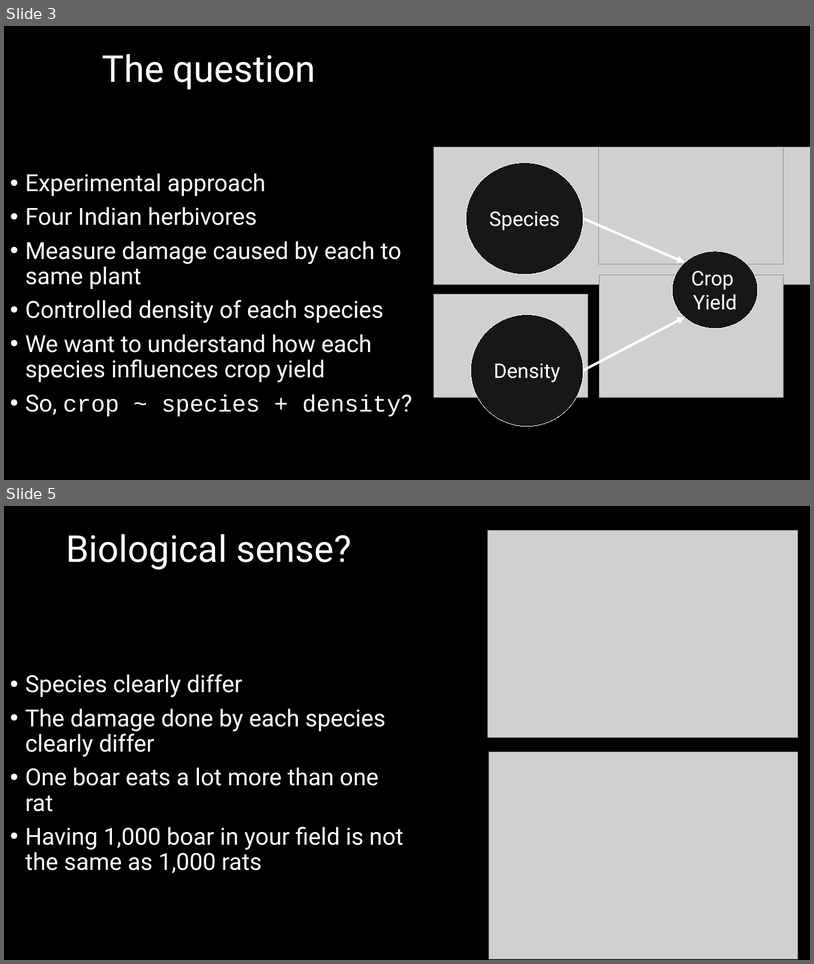
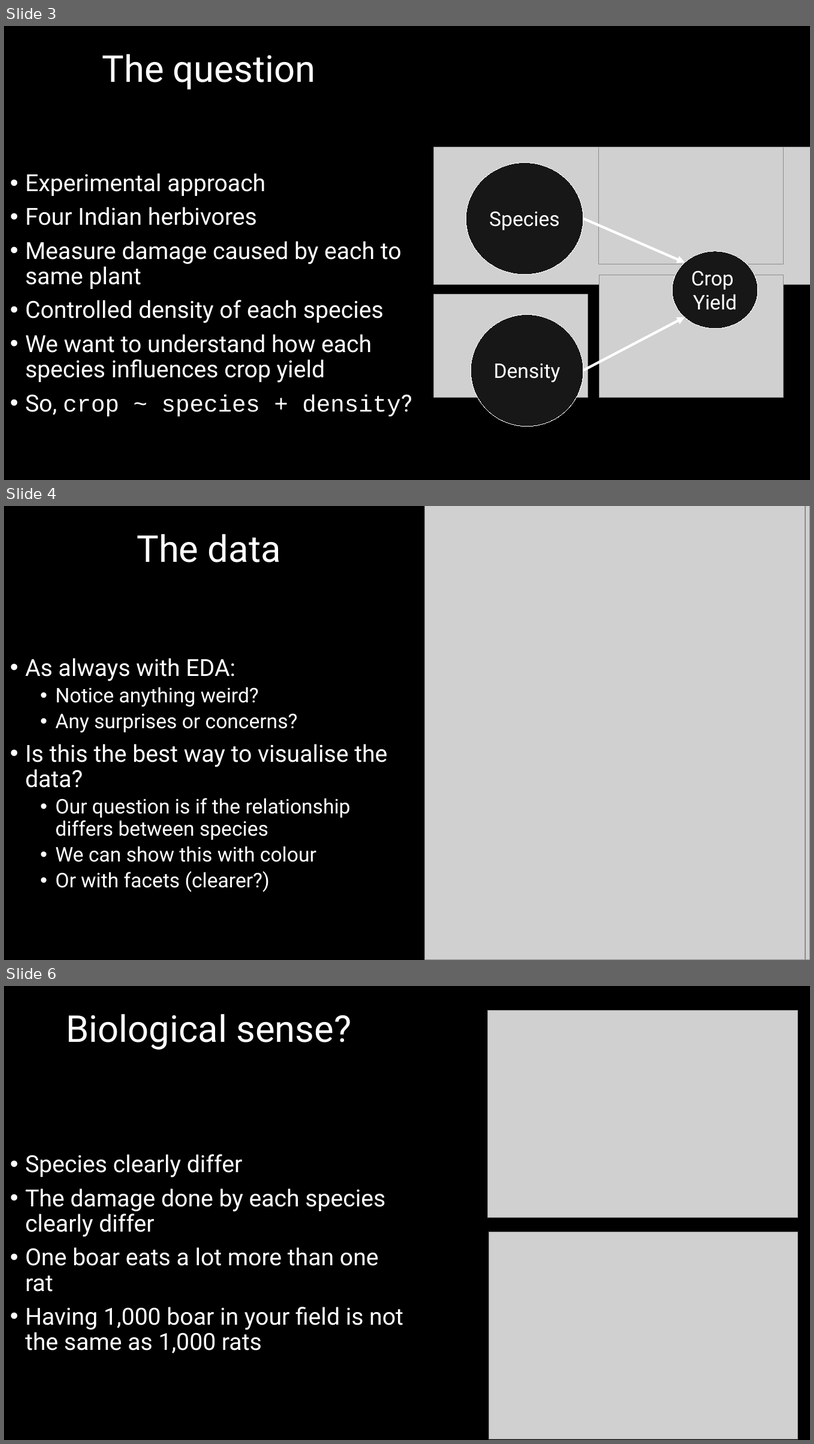
Before and after one commit to DeonRoos/006-BI3010, a slide deck: Lectures/Lecture 08.1 Interactions.pptx. Shown one above the other, each under a label of ours: slides 3 and 5 before the commit, slides 3, 4 and 6 after it; the slides between them are not shown. The pictures are 814x964 and 814x1444 pixels, drawn with LibreOffice and Linux fonts; fonts in the diff are those of the drawing; grey boxes stand for pictures. Boxes give left, top, right and bottom in pixels: in the first picture for what was removed or moved away, otherwise in the second. Text is boxed around its words. In the diff, an @@ line names an element or a change of style, - is before the commit and + after.

```diff
--- a/Lectures/Lecture 08.1 Interactions.pptx
+++ b/Lectures/Lecture 08.1 Interactions.pptx
@@ slide 4 added at (x1=4, y1=506, x2=810, y2=960), background #000000 @@
@@ picture added at (x1=425, y1=506, x2=810, y2=960) @@
@@ picture added at (x1=425, y1=506, x2=805, y2=960) @@
@@ picture added at (x1=426, y1=506, x2=806, y2=960) @@
@@ title added at (x1=137, y1=534, x2=281, y2=562), 44 pt, text #FFFFFF @@
+The data
@@ text added at (x1=25, y1=658, x2=387, y2=892), 24 pt, text #FFFFFF @@
+• As always with EDA:
+  • Notice anything weird?
+  • Any surprises or concerns?
+• Is this the best way to visualise the data?
+  • Our question is if the relationship differs between species
+  • We can show this with colour
+  • Or with facets (clearer?)
@@ what was slide 5 is now slide 6 @@
```
Also in this commit, not shown: 3 slides changed, 1 other slide added, 2 slides removed, 7 other files.
